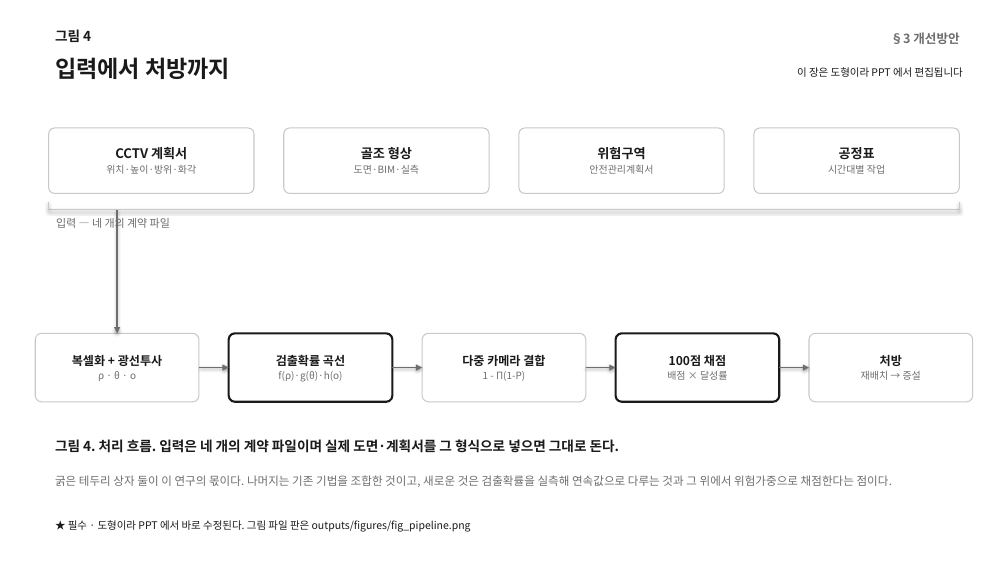
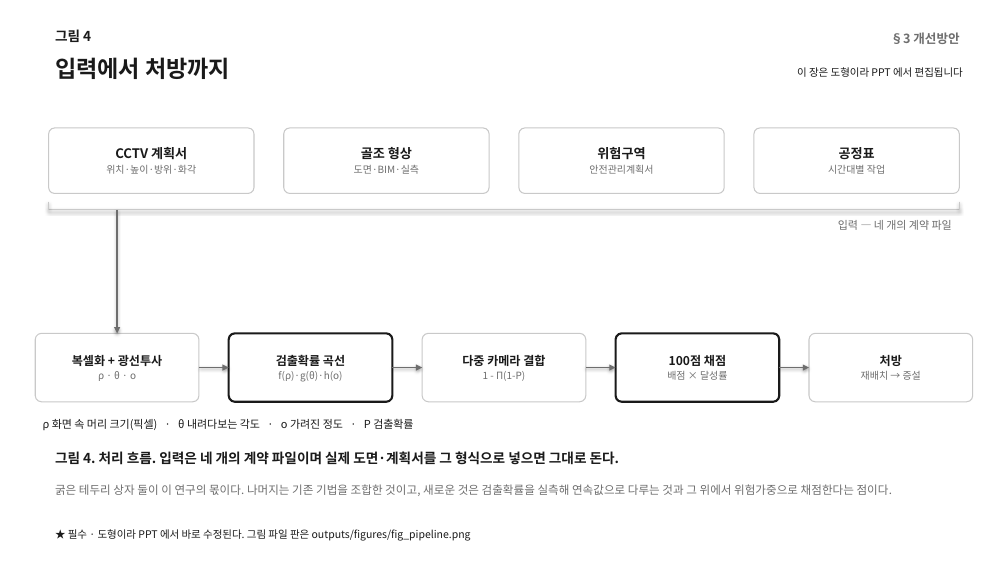
Before and after one commit to minlee95333/ReSpace, a slide deck: slide 5 of outputs/BIGB_그림_0823.pptx. Drawn at 1008x567 pixels with LibreOffice and Linux fonts; fonts in the diff are those of the drawing. Boxes give left, top, right and bottom in pixels: in the first picture for what was removed or moved away, otherwise in the second. Text is boxed around its words. In the diff, an @@ line names an element or a change of style, - is before the commit and + after.

```diff
--- a/outputs/BIGB_그림_0823.pptx
+++ b/outputs/BIGB_그림_0823.pptx
@@ text "입력 ― 네 개의 계약 ...": place and size @@
-text "입력 ― 네 개의 계약 ..." at <box>56,216,170,231</box>
+text "입력 ― 네 개의 계약 ..." at <box>838,220,952,230</box>
@@ text "입력 ― 네 개의 계약 ..." at <box>838,220,952,230</box>: alignment left to right @@
@@ text added at <box>43,419,413,430</box>, 10.5 pt, text #1A1A1A @@
+ρ 화면 속 머리 크기(픽셀) · θ 내려다보는 각도 · o 가려진 정도 · P 검출확률
@@ 3 texts: place and size @@
-3 texts at <box>55,439,893,532</box>
+3 texts at <box>55,451,893,541</box>
```
Also in this commit, not shown: 1 other slide changed, 5 other files.
